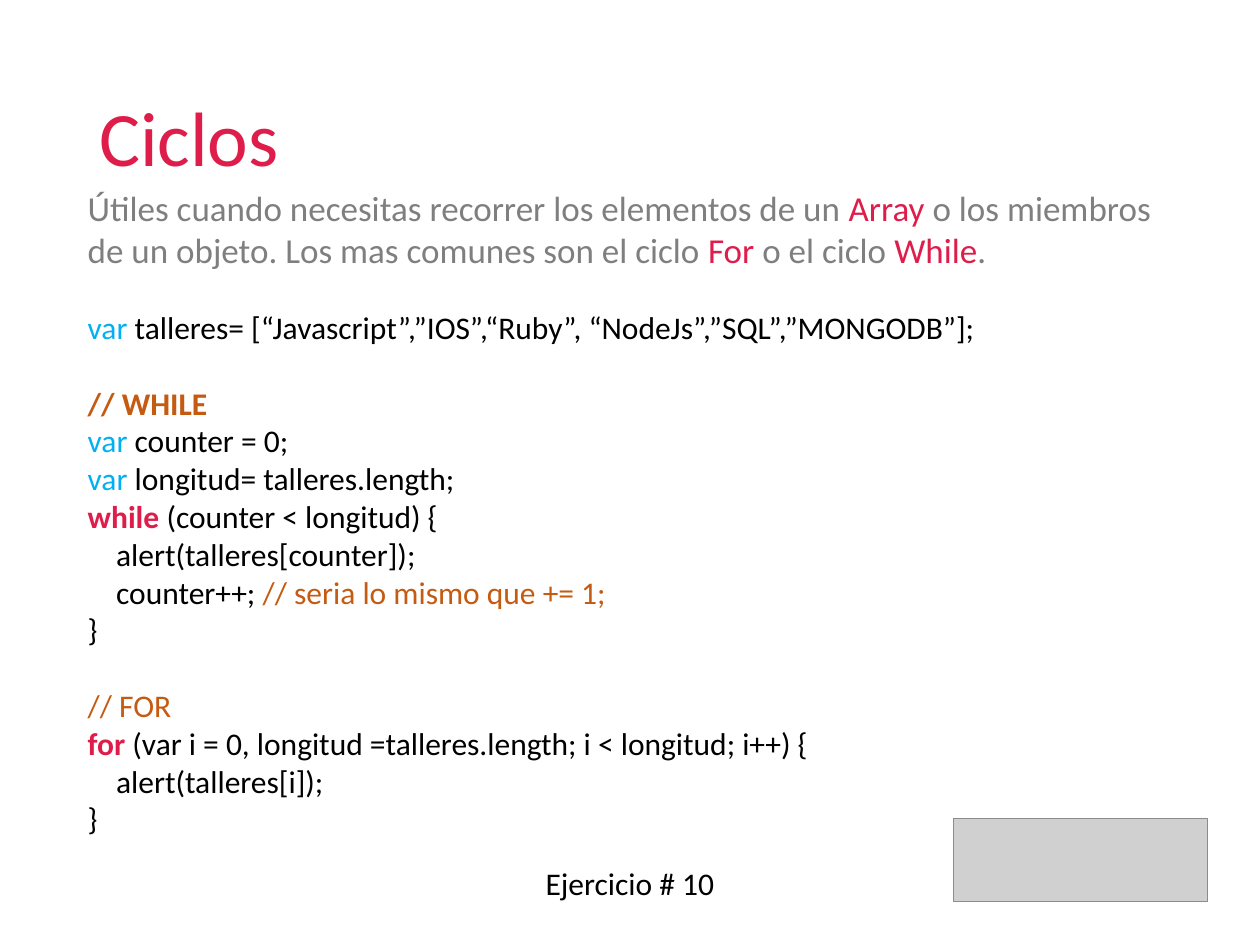
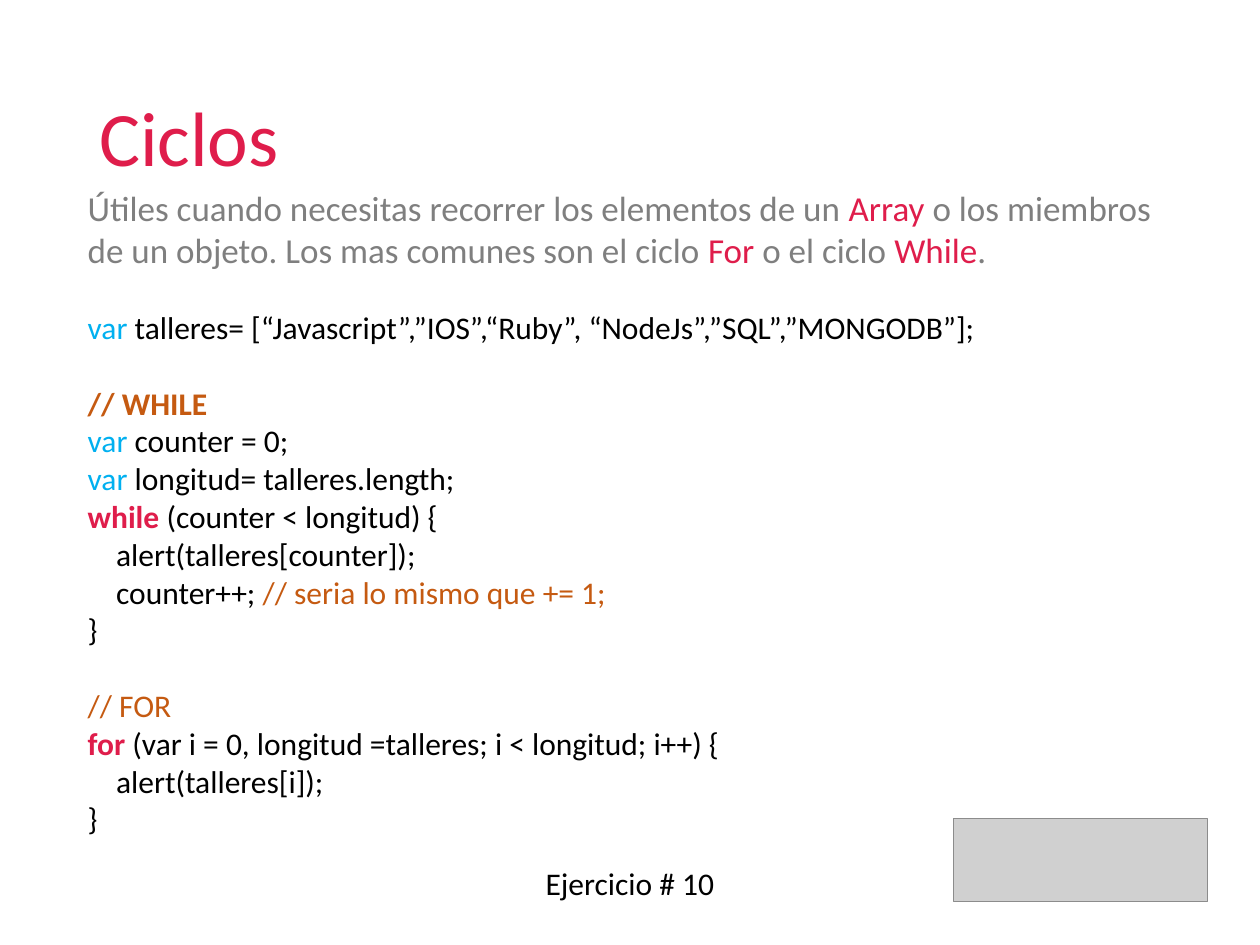
Before and after one commit to Cuartoo/TallerJavascript, a slide deck: slide 49 of Javascript.pptx. Drawn at 1260x945 pixels with LibreOffice and Linux fonts; fonts in the diff are those of the drawing; grey boxes stand for pictures. Boxes give left, top, right and bottom in pixels: in the first picture for what was removed or moved away, otherwise in the second. Text is boxed around its words. In the diff, an @@ line names an element or a change of style, - is before the commit and + after.

```diff
--- a/Javascript.pptx
+++ b/Javascript.pptx
@@ text at <box>88,732,702,761</box>: text changed @@
-for (var i = 0, longitud =talleres.length; i < longitud; i++) {
+for (var i = 0, longitud =talleres; i < longitud; i++) {
```
Also in this commit, not shown: 10 other files.
